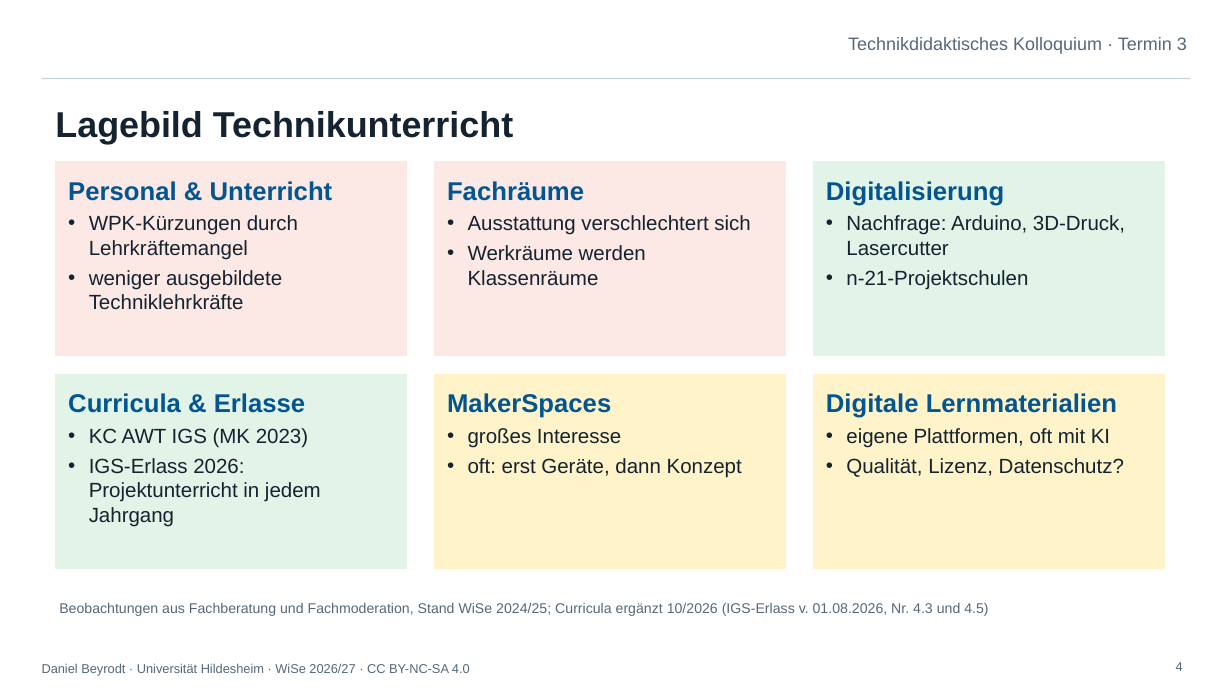
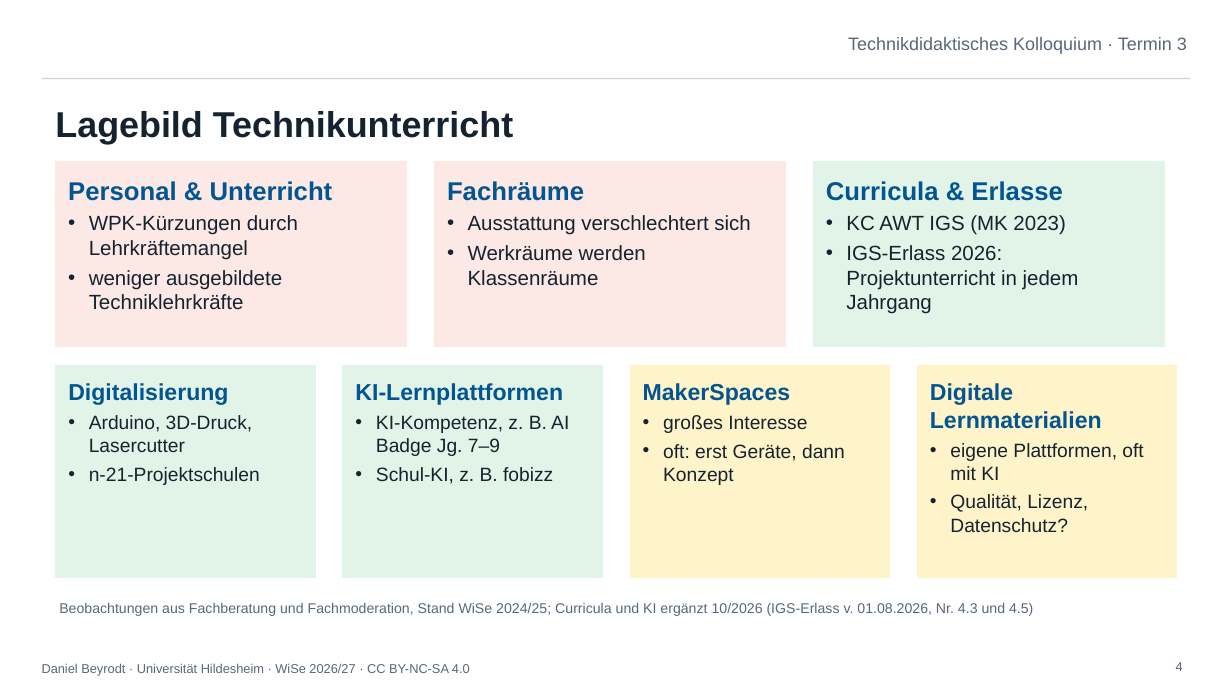
Before and after one commit to deinTechniklehrer/Uni-Hildesheim, a slide deck: slide 4 of technikdidaktisches-kolloquium/praesentationen/TdK_Termin-3_Aktuelle-Entwicklungen-Leistungsbewertung-Referat.pptx. Drawn at 1232x693 pixels with LibreOffice and Linux fonts; fonts in the diff are those of the drawing; background and template pictures are left out. Boxes give left, top, right and bottom in pixels: in the first picture for what was removed or moved away, otherwise in the second. Text is boxed around its words. In the diff, an @@ line names an element or a change of style, - is before the commit and + after.

```diff
--- a/technikdidaktisches-kolloquium/praesentationen/TdK_Termin-3_Aktuelle-Entwicklungen-Leistungsbewertung-Referat.pptx
+++ b/technikdidaktisches-kolloquium/praesentationen/TdK_Termin-3_Aktuelle-Entwicklungen-Leistungsbewertung-Referat.pptx
@@ rectangle "Personal & Unterricht": place and size @@
-rectangle "Personal & Unterricht" at (55,162,407,356)
+rectangle "Personal & Unterricht" at (55,162,407,347)
@@ rectangle "Fachräume": place and size @@
-rectangle "Fachräume" at (434,162,786,356)
+rectangle "Fachräume" at (434,162,786,347)
@@ rectangle "Curricula & Erlasse": place and size @@
-rectangle "Curricula & Erlasse" at (813,162,1165,356)
+rectangle "Curricula & Erlasse" at (813,162,1165,347)
@@ text in rectangle at (826,181,1079,314): text changed @@
-Digitalisierung
-• Nachfrage: Arduino, 3D-Druck, Lasercutter
-• n-21-Projektschulen
+Curricula & Erlasse
+• KC AWT IGS (MK 2023)
+• IGS-Erlass 2026: Projektunterricht in jedem Jahrgang
@@ rectangle "Digitalisierung": place and size @@
-rectangle "Digitalisierung" at (55,374,407,568)
+rectangle "Digitalisierung" at (55,365,315,578)
@@ text in rectangle at (68,383,260,485): text changed; size 16 to 15 pt @@
-Curricula & Erlasse
-• KC AWT IGS (MK 2023)
-• IGS-Erlass 2026: Projektunterricht in jedem Jahrgang
+Digitalisierung
+• Arduino, 3D-Druck, Lasercutter
+• n-21-Projektschulen
@@ rectangle added at (343,365,603,578), fill #E2F4E8, outline #E2F4E8 0.5 pt, 15 pt, text #14232F @@
+KI-Lernplattformen
+• KI-Kompetenz, z. B. AI Badge Jg. 7–9
+• Schul-KI, z. B. fobizz
@@ rectangle "MakerSpaces": place and size @@
-rectangle "MakerSpaces" at (434,374,786,568)
+rectangle "MakerSpaces" at (630,365,890,578)
@@ rectangle "MakerSpaces" at (630,365,890,578): size 20 to 18 pt in "MakerSpaces"; size 16 to 15 pt in "großes Interesse", "oft: erst Geräte, dann Konzept" @@
@@ rectangle "Digitale Lernmaterialien": place and size @@
-rectangle "Digitale Lernmaterialien" at (813,374,1165,568)
+rectangle "Digitale Lernmaterialien" at (917,365,1177,578)
@@ rectangle "Digitale Lernmaterialien" at (917,365,1177,578): size 20 to 18 pt in "Digitale Lernmaterialien"; size 16 to 15 pt in "eigene Plattformen, oft mit KI", "Qualität, Lizenz, Datenschutz?" @@
@@ text at (59,603,1033,616): text changed @@
-Beobachtungen aus Fachberatung und Fachmoderation, Stand WiSe 2024/25; Curricula ergänzt 10/2026 (IGS-Erlass v. 01.08.2026, Nr. 4.3 und 4.5)
+Beobachtungen aus Fachberatung und Fachmoderation, Stand WiSe 2024/25; Curricula und KI ergänzt 10/2026 (IGS-Erlass v. 01.08.2026, Nr. 4.3 und 4.5)
```
Also in this commit, not shown: 1 other slide changed, 6 other files.
